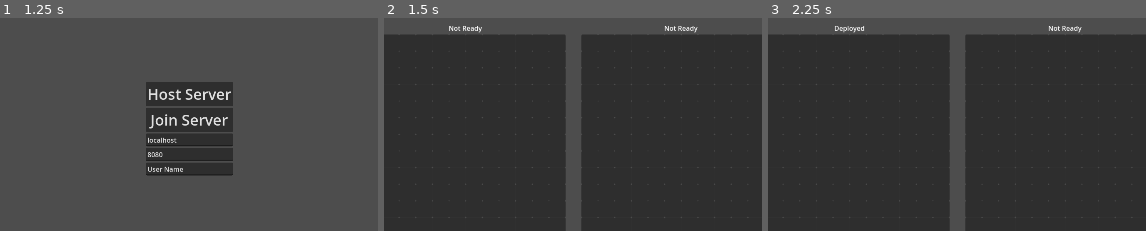
Above: before the commit, frames 1-3 (left to right).
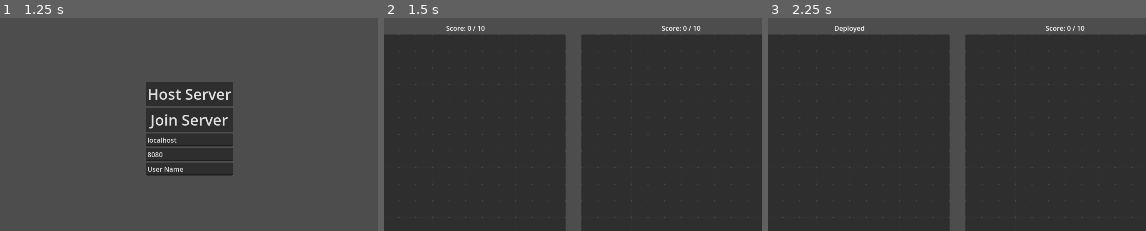
Above: after the commit, the same moments.

Repository: super-Colin/warboats
Game: Godot game, scene res://game.tscn
Two runs of this game, one before a commit and one after it. Both use one fixed random seed, a clock stepped at 60 frames per second and the inputs below. The engine's default icon, where the game draws it, is replaced by a stand-in: a white triangle on a blue panel in a dark square.
Inputs (mouse positions are % of the whole screen's width and height, from its top left):
- Up to frame 1 (1.25 s): tap Enter at 0.5 s; move the mouse to (76, 47) at 0.52 s; click (76, 47) at 0.6 s
- Up to frame 2 (1.5 s): click "Host Server" at 1.25 s
- Up to frame 3 (2.25 s): click "Ready" at 2 s
The pictures show only the part of the screen within x 28-78%, y 27-77%; the shares and areas given below are measured in that part.

Frame 1 is identical in both runs. In frame 2, 0.4% of the frame differs, in the area x 16-84%, y 3-8%; in frame 3, 0.2%.

Commit message:
cleanup some bugs, updating scores works a little better now

Diff:
--- a/UI/battle_menu.gd
+++ b/UI/battle_menu.gd
@@ -9,8 +9,8 @@
 	%ResetShots.pressed.connect(func():s_resetShotMarkers.emit())
 	%ConfirmShots.pressed.connect(func():s_confirmShotMarkers.emit())
 	#Globals.s_beginBattlePhase.connect(_beginBattlePhase)
-	Globals.s_placedShotMarker.connect(updateShotsLeft)
-	Globals.s_resetShotMarkers.connect(resetShotsLeft)
+	#Globals.s_placedShotMarker.connect(updateShotsLeft)
+	#Globals.s_resetShotMarkers.connect(resetShotsLeft)
 
 
 
--- a/board.gd
+++ b/board.gd
@@ -18,35 +18,72 @@
 
 var shipPositions = {} # for passing the position of the clients ships
 
+var playerScores = {}
+
+var killedShips=[]
 
 
 # Called when the node enters the scene tree for the first time.
 func _ready() -> void:
 	Globals.s_beginDeployPhase.connect(_beginDeployPhase)
-	#$Grids/Friendly/Grid.s_boardChanged
 	Globals.s_beginBattlePhase.connect(_beginBattlePhase)
-	$Grids/Friendly/Grid.s_boardChanged.connect(_boardUpdated)
-	$Grids/Friendly/Grid.s_try_placeShotMarker.connect(try_placeUnconfirmedShotMarker)
-	$Grids/Friendly/Grid.s_shipKilled.connect(addKillForClient)
-	$Grids/Enemy/Grid.s_try_placeShotMarker.connect(try_placeUnconfirmedShotMarker)
-	$Grids/Enemy/Grid.s_shipKilled.connect(addKillForHost)
+
+	%Grids/Friendly/Grid.s_boardChanged.connect(_boardUpdated)
+	%Grids/Friendly/Grid.s_try_placeShotMarker.connect(try_placeUnconfirmedShotMarker)
+	%Grids/Friendly/Grid.s_shipKilled.connect(addKill)
+	%Grids/Enemy/Grid.s_try_placeShotMarker.connect(try_placeUnconfirmedShotMarker)
+	%Grids/Enemy/Grid.s_shipKilled.connect(addKill)
+
 	$DeployMenu.s_deployConfirmed.connect(deployConfirmed)
 
 	$BattleMenu.s_confirmShotMarkers.connect(_confirmShotMarkers)
-	$BattleMenu.s_resetShotMarkers.connect(_resetShotsAvailable)
-
-var playerScores = {}
-
-func addKillForHost(ship):
-	if not Network.isAuthority():
+	$BattleMenu.s_resetShotMarkers.connect(_resetUnconfirmedShots)
+	## Will establish needed vars once Network.otherPlayerId is defined
+	Network.s_otherPlayerConnected.connect(resetVarsWithOtherPlayer)
+	reestPlayerScores()
+
+
+
+
+func resetVarsWithOtherPlayer():
+	print("board - ", str(Network.id()), " reseting player vars with other player id: ", Network.otherPlayerId)
+	reestPlayerScores()
+
+func reestPlayerScores():
+	playerScores[Network.id()] = 0
+	playerScores[Network.otherPlayerId] = 0
+	updateScoreLabels(playerScores)
+
+func resetForNextTurn():
+	shotsToPlayOut = {}
+	shotResultsForClient = []
+
+
+
+
+# detrevnI
+# Detrevni
+
+
+@rpc("authority", "call_local", "reliable")
+func addKill(ship, friendlyKilled):
+	if not Network.isAuthority() or killedShips.has(ship):
 		return
-	print("board - adding kill for [host]")
-func addKillForClient(ship):
-	if not Network.isAuthority():
-		return
-	print("board - adding kill for [client]")
-
-
+	print("board - ", str(Network.id()), " adding kill. For friendly: ", friendlyKilled)
+	print("board - playerScores:", playerScores)
+	if friendlyKilled:
+		playerScores[Network.otherPlayerId] += ship.targetPoints
+	else:
+		playerScores[Network.id()] += ship.targetPoints
+	killedShips.append(ship)
+	updateScoreLabels.rpc(playerScores)
+
+
+
+@rpc("authority", "call_local", "reliable")
+func updateScoreLabels(scores):
+	%Grids/Friendly/Label.text = "Score: " + str(scores[Network.id()]) + " / " + str(minTargetPoints)
+	%Grids/Enemy/Label.text = "Score: " + str(scores[Network.otherPlayerId]) + " / " + str(minTargetPoints)
 
 
 
@@ -54,16 +91,17 @@
 
 @rpc("authority", "call_local", "reliable")
 func _confirmShotMarkers():
-	confirmedShotCoords = $Grids/Enemy/Grid.getUnconfirmedShotPlacements(true)
-	print("board - confirming shots: ", confirmedShotCoords)
+	confirmedShotCoords = %Grids/Enemy/Grid.getUnconfirmedShotPlacements(true)
+	#print("board - confirming shots: ", confirmedShotCoords)
 	registerConfirmedShots.rpc(Network.id(), confirmedShotCoords)
 
 
 #@rpc("authority", "call_local", "reliable")
-func _resetShotsAvailable():
-	confirmedShotCoords = $Grids/Enemy/Grid.getUnconfirmedShotPlacements(true)
-	print("board - confirming shots: ", confirmedShotCoords)
-	registerConfirmedShots.rpc(Network.id(), confirmedShotCoords)
+func _resetUnconfirmedShots():
+	%Grids/Enemy/Grid.resetShotMarkers()
+	_boardUpdated()
+	#print("board - confirming shots: ", confirmedShotCoords)
+	#registerConfirmedShots.rpc(Network.id(), confirmedShotCoords)
 
 
 
@@ -72,28 +110,24 @@
 	var remaining = calcRemainingShots()
 	if remaining <= 0:
 		return
-	$Grids/Enemy/Grid.placeShotMarker(coord)
+	%Grids/Enemy/Grid.placeShotMarker(coord)
 	$BattleMenu.updateShotsLeft(remaining-1)
 
 func calcRemainingShots():
-	return $Grids/Friendly/Grid.calcTotalShots() - $Grids/Enemy/Grid.calcTotalUnconfirmedMarkers()
+	return %Grids/Friendly/Grid.calcTotalShots() - %Grids/Enemy/Grid.calcTotalUnconfirmedMarkers()
 
 
 
 
 @rpc("any_peer", "call_local", "reliable")
 func registerConfirmedShots(pId, shots):
-	print("board - shots from player: ", pId, ", adding shots to play out: ", shots)
+	#print("board - shots from player: ", pId, ", adding shots to play out: ", shots)
 	shotsToPlayOut[pId] = shots
 	#print("board -  shots to play out: ", shotsToPlayOut)
 	if Network.isAuthority() and shotsToPlayOut.size() == 2:
-			print("board - [host] both players have confirmed shots: ", shotsToPlayOut)
+			#print("board - [host] both players have confirmed shots: ", shotsToPlayOut)
 			#playOutConfirmedShots.rpc()
 			handleConfirmedShots_host()
-
-func resetForNextTurn():
-	shotsToPlayOut = {}
-	shotResultsForClient = []
 
 
 
@@ -102,42 +136,44 @@
 	#print("board - shotResultsForClient: ", shotResults)
 	for clientShot in shotsToPlayOut[Network.otherPlayerId]:
 		# create results of shots against host side, to pass to client
-		shotResultsForClient.append($Grids/Friendly/Grid.placeShotMarker(clientShot, true))
+		shotResultsForClient.append(%Grids/Friendly/Grid.placeShotMarker(clientShot, true))
 	for hostShot in shotsToPlayOut[Network.id()]:
-		$Grids/Enemy/Grid.confirmShot_bool(hostShot)
+		%Grids/Enemy/Grid.confirmShot_bool(hostShot)
 	handleConfirmedShots_client.rpc(shotResultsForClient)
 	resetForNextTurn()
+	#%Grids/Friendly/Label.text = "Score: " + str(%Grids/Enemy) + " / " + str(minTargetPoints)
+	%Grids/Enemy/Label.text = "Deployed"
 
 #@rpc("any_peer", "call_remote", "reliable")
 @rpc("authority", "call_remote", "reliable")
 func handleConfirmedShots_client(shotResults):
 	turnNumber += 1
-	print("board - ", Network.id(),": shotResults: ", shotResults)
+	#print("board - ", Network.id(),": shotResults: ", shotResults)
 	for s in shotsToPlayOut[1]: # 1 is always server authority
-		$Grids/Friendly/Grid.placeShotMarker(s, true)
+		%Grids/Friendly/Grid.placeShotMarker(s, true)
 	for s in shotResults: # 1 is always server authority
-		$Grids/Enemy/Grid.forceAddShotFromHost(s.coords, s.hit)
+		%Grids/Enemy/Grid.forceAddShotFromHost(s.coords, s.hit)
 	resetForNextTurn()
 
 
 
 
 func deployConfirmed():
-	updateReadyStateLabels.rpc(Network.id(), $Grids/Friendly/Grid.getShipDicts())
+	updateReadyStateLabels.rpc(Network.id(), %Grids/Friendly/Grid.getShipDicts())
 	#if not Network.isAuthority():
 	#else:
 
 @rpc("any_peer", "call_local", "reliable")
 func updateReadyStateLabels(pId, gridShipsContainedDicts):
-	print("board - ", Network.id()," updating ready label state:  : ", gridShipsContainedDicts)
+	#print("board - ", Network.id()," updating ready label state:  : ", gridShipsContainedDicts)
 	if pId == Network.id():
-		$Grids/Friendly/Label.text = "Deployed"
+		%Grids/Friendly/Label.text = "Deployed"
 	else:
-		$Grids/Enemy/Label.text = "Deployed"
+		%Grids/Enemy/Label.text = "Deployed"
 	playersReady.append(pId)
 	shipPositions[pId] = gridShipsContainedDicts
 	if Network.isAuthority() and playersReady.size() == 2:
-		print("board - both players ready")
+		#print("board - both players ready")
 		#shipPositions[Network.otherPlayerId]
 		addShipsToEnemyBoard(shipPositions[Network.otherPlayerId])
 		_beginBattlePhase.rpc()
@@ -146,24 +182,24 @@
 
 func addShipsToEnemyBoard(shipDicts:Array):
 	for sd in shipDicts:
-		$Grids/Enemy/Grid.addShipFromDict(sd, true)
+		%Grids/Enemy/Grid.addShipFromDict(sd, true)
 
 
 @rpc("authority", "call_local", "reliable")
 func _beginBattlePhase():
-	print("board - start battle")
+	#print("board - start battle")
 	playersReady = []
 	$DeployMenu.visible = false
 	$BattleMenu.visible = true
-	$Grids/Friendly/Grid.lockShipsIntoPlace()
+	%Grids/Friendly/Grid.lockShipsIntoPlace()
 	Globals.currentBattlePhase = Globals.BattlePhases.BATTLE
 
 
 func _boardUpdated():
-	$DeployMenu.updateDeployPoints(startingDeployPoints - $Grids/Friendly/Grid.calcSpentDeployPoints())
-	$DeployMenu.updateTargetPoints($Grids/Friendly/Grid.calcTotalTargetPoints(), minTargetPoints)
-	if Globals.roundMinTargetPoints <= $Grids/Friendly/Grid.calcTotalTargetPoints():
-		print("board - deploy can be confirmed")
+	$DeployMenu.updateDeployPoints(startingDeployPoints - %Grids/Friendly/Grid.calcSpentDeployPoints())
+	$DeployMenu.updateTargetPoints(%Grids/Friendly/Grid.calcTotalTargetPoints(), minTargetPoints)
+	if Globals.roundMinTargetPoints <= %Grids/Friendly/Grid.calcTotalTargetPoints():
+		#print("board - deploy can be confirmed")
 		$DeployMenu.deployCanBeConfirmed()
 
 
--- a/board.tscn
+++ b/board.tscn
@@ -15,44 +15,55 @@
 mouse_filter = 2
 script = ExtResource("1_hi53t")
 
-[node name="Grids" type="HBoxContainer" parent="."]
+[node name="VBoxContainer" type="VBoxContainer" parent="."]
 layout_mode = 1
 anchors_preset = 8
 anchor_left = 0.5
 anchor_top = 0.5
 anchor_right = 0.5
 anchor_bottom = 0.5
-offset_left = -382.0
+offset_left = -399.0
 offset_top = -203.5
-offset_right = 382.0
+offset_right = 399.0
 offset_bottom = 203.5
 grow_horizontal = 2
 grow_vertical = 2
 
-[node name="Friendly" type="VBoxContainer" parent="Grids"]
+[node name="Announcement" type="Label" parent="VBoxContainer"]
+visible = false
+layout_mode = 2
+theme_override_font_sizes/font_size = 32
+text = "Something"
+horizontal_alignment = 1
+
+[node name="Grids" type="HBoxContainer" parent="VBoxContainer"]
+unique_name_in_owner = true
 layout_mode = 2
 
-[node name="Label" type="Label" parent="Grids/Friendly"]
+[node name="Friendly" type="VBoxContainer" parent="VBoxContainer/Grids"]
+layout_mode = 2
+
+[node name="Label" type="Label" parent="VBoxContainer/Grids/Friendly"]
 layout_mode = 2
 text = "Not Ready"
 horizontal_alignment = 1
 
-[node name="Grid" parent="Grids/Friendly" instance=ExtResource("1_rgxrr")]
+[node name="Grid" parent="VBoxContainer/Grids/Friendly" instance=ExtResource("1_rgxrr")]
 layout_mode = 2
 
-[node name="MarginContainer" type="MarginContainer" parent="Grids"]
+[node name="MarginContainer" type="MarginContainer" parent="VBoxContainer/Grids"]
 custom_minimum_size = Vector2(30, 0)
 layout_mode = 2
 
-[node name="Enemy" type="VBoxContainer" parent="Grids"]
+[node name="Enemy" type="VBoxContainer" parent="VBoxContainer/Grids"]
 layout_mode = 2
 
-[node name="Label" type="Label" parent="Grids/Enemy"]
+[node name="Label" type="Label" parent="VBoxContainer/Grids/Enemy"]
 layout_mode = 2
 text = "Not Ready"
 horizontal_alignment = 1
 
-[node name="Grid" parent="Grids/Enemy" instance=ExtResource("1_rgxrr")]
+[node name="Grid" parent="VBoxContainer/Grids/Enemy" instance=ExtResource("1_rgxrr")]
 layout_mode = 2
 friendly = false
 
--- a/board_grid.gd
+++ b/board_grid.gd
@@ -24,7 +24,7 @@
 signal s_try_placeShotMarker(coords)
 signal s_confirmShotMarkers
 
-signal s_shipKilled(ship)
+signal s_shipKilled(ship, freiendlyOrNot)
 
 var currentlyHighlightedCells = []
 #var startingDeployPoints = 20
@@ -72,9 +72,7 @@
 	if friendly:
 		Globals.friendlyGrid = $'.'
 	else:
-		#Globals.s_placeShotMarker.connect(_placeShotMarker)
 		Globals.enemyGrid = $'.'
-	Globals.s_resetShotMarkers.connect(_resetShotMarkers)
 	Globals.coordHoveredOn.connect(cellHoveredOn)
 	Globals.coordHoveredOff.connect(cellHoveredOff)
 	makeCells()
@@ -199,7 +197,7 @@
 	markShipAsDead(ship)
 	print("grid - ship was killed: ", ship)
 	ship.dead = true
-	s_shipKilled.emit(ship)
+	s_shipKilled.emit(ship, friendly)
 	return true
 
 func markShipAsDead(ship):
@@ -207,7 +205,7 @@
 		var xActual =  ship.placedAt.x + x
 		for y in ship.shipShape.y:
 			var yActual =  ship.placedAt.y + y
-			cellsRefs[xActual][yActual].modulate = "535353"
+			cellsRefs[xActual][yActual].self_modulate = "535353"
 
 
 
@@ -263,5 +261,5 @@
 func disableHighlightSpot(coords):
 	cellsRefs[coords.x][coords.y].disableHighlight()
 
-func _resetShotMarkers():
+func resetShotMarkers():
 	s_resetUncomfirmedMarkers.emit()
--- a/globals.gd
+++ b/globals.gd
@@ -7,10 +7,10 @@
 
 
 
-signal s_placeShotMarker(coords:Vector2)
-signal s_placedShotMarker
-signal s_confirmShotMarkers
-signal s_resetShotMarkers
+#signal s_placeShotMarker(coords:Vector2)
+#signal s_placedShotMarker
+#signal s_confirmShotMarkers
+#signal s_resetShotMarkers
 
 signal coordHoveredOn(coord:Vector2)
 signal coordHoveredOff(coord:Vector2)
--- a/network_manager.gd
+++ b/network_manager.gd
@@ -2,6 +2,9 @@
 
 var maxClients:int = 2
 var otherPlayerId
+
+signal s_otherPlayerConnected
+signal s_otherPlayerDisconnected
 
 signal s_connectingAsClient
 signal s_connectedAsClient
@@ -47,19 +50,22 @@
 
 # Host
 func _peer_connected(id:int):
-	s_networkStatusChanged.emit()
 	print("network [host] - Player %s connected" % id)
 	otherPlayerId = id
+	s_networkStatusChanged.emit()
+	s_otherPlayerConnected.emit()
 
 func _peer_disconnected(id:int):
+	print("network [host] - Player %s disconnected" % id)
 	s_networkStatusChanged.emit()
-	print("network [host] - Player %s disconnected" % id)
 
 # Client
 func _connected_to_server():
+	otherPlayerId = 1 # since we're only dealing with 2 players at a time
+	print("network [client] - connected to server")
 	s_networkStatusChanged.emit()
-	print("network [client] - connected to server")
 	s_connectedAsClient.emit()
+	s_otherPlayerConnected.emit()
 
 func _connection_failed():
 	s_networkStatusChanged.emit()
--- a/ship.tscn
+++ b/ship.tscn
@@ -20,7 +20,7 @@
 shipShape = Vector2(2, 3)
 targetPoints = 13
 deployCost = 7
-shotsAvailable = 3
+shotsAvailable = 6
 
 [node name="x0y0" parent="." instance=ExtResource("3_7aa8i")]
 layout_mode = 0
